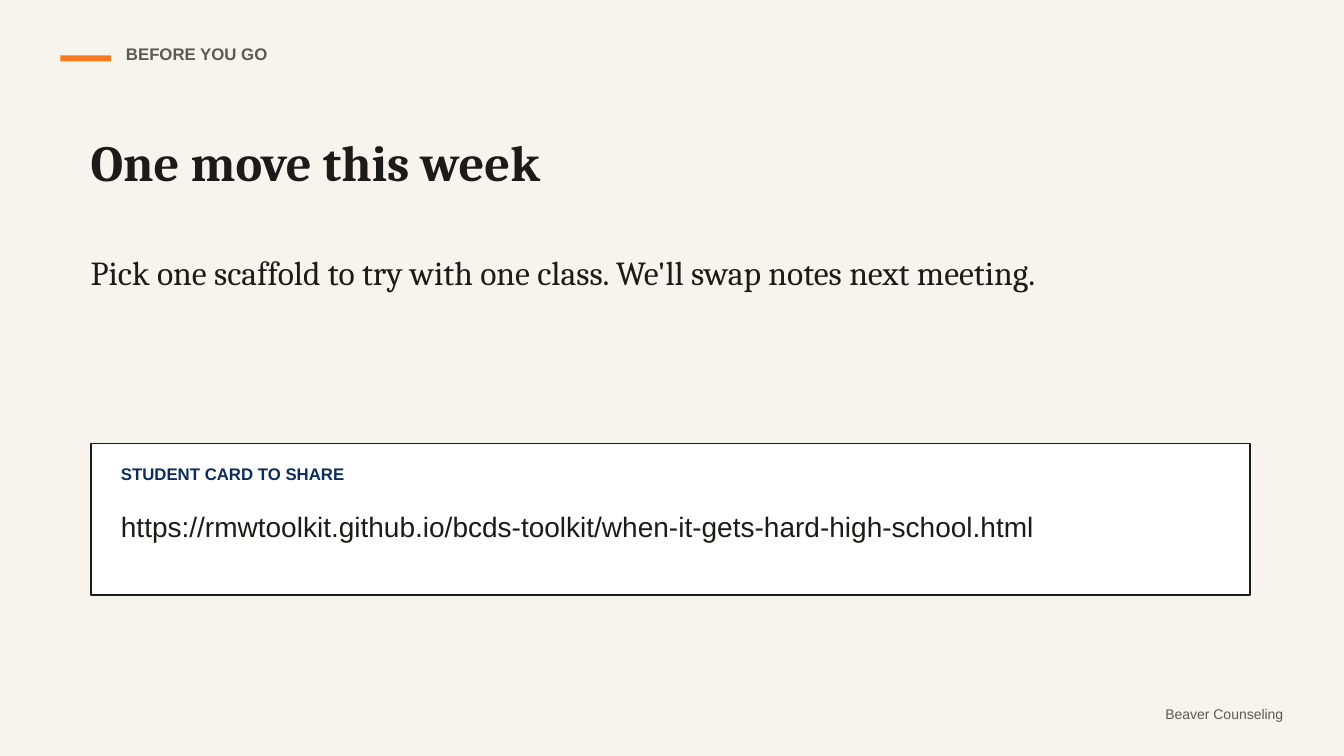
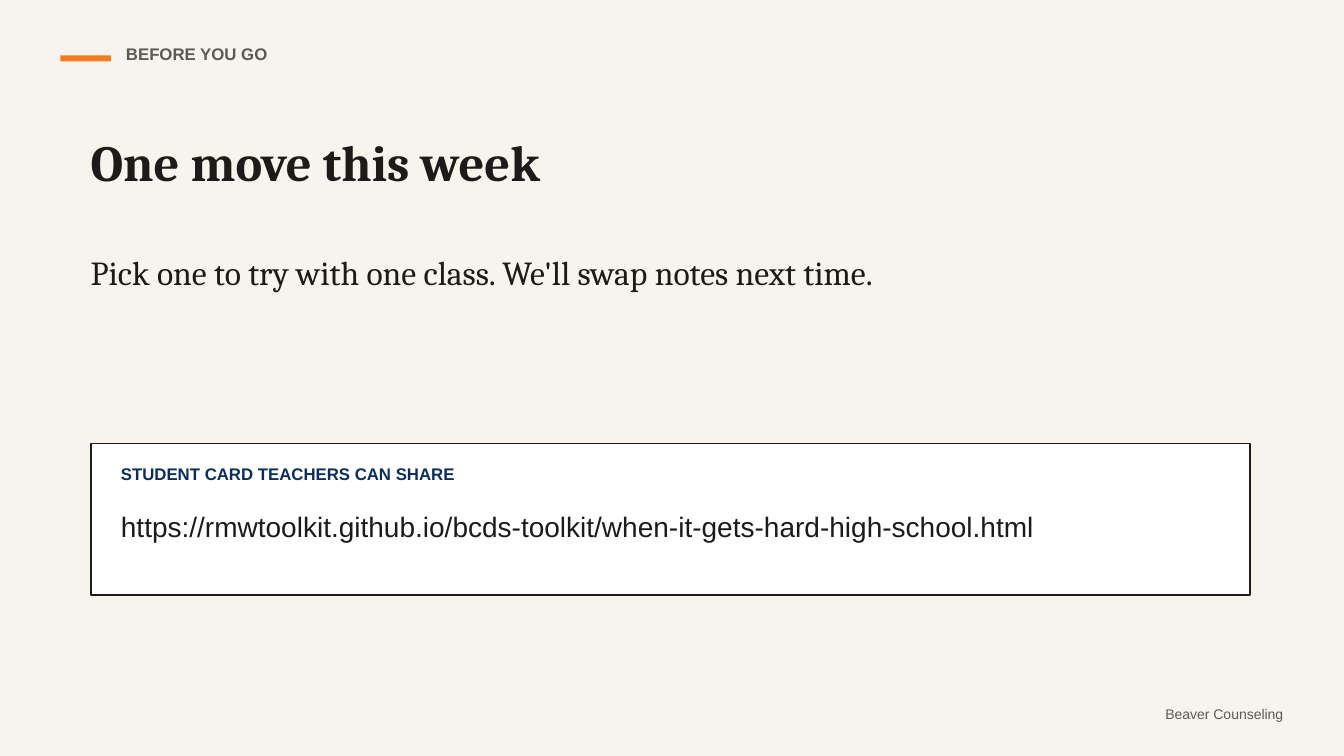
Before and after one commit to rmwtoolkit/bcds-toolkit, a slide deck: slide 19 of decks/stretch-not-strain-lesson-v2.pptx (slide 13 before the commit). Drawn at 1344x756 pixels with LibreOffice and Linux fonts; fonts in the diff are those of the drawing. Boxes give left, top, right and bottom in pixels: in the first picture for what was removed or moved away, otherwise in the second. Text is boxed around its words. In the diff, an @@ line names an element or a change of style, - is before the commit and + after.

```diff
--- a/decks/stretch-not-strain-lesson-v2.pptx
+++ b/decks/stretch-not-strain-lesson-v2.pptx
@@ text at [91, 261, 872, 293]: text changed @@
-Pick one scaffold to try with one class. We'll swap notes next meeting.
+Pick one to try with one class. We'll swap notes next time.
@@ text at [121, 468, 455, 480]: text changed @@
-STUDENT CARD TO SHARE
+STUDENT CARD TEACHERS CAN SHARE
```
Also in this commit, not shown: 8 other slides changed, 8 slides added, 2 slides removed, 20 other files.
